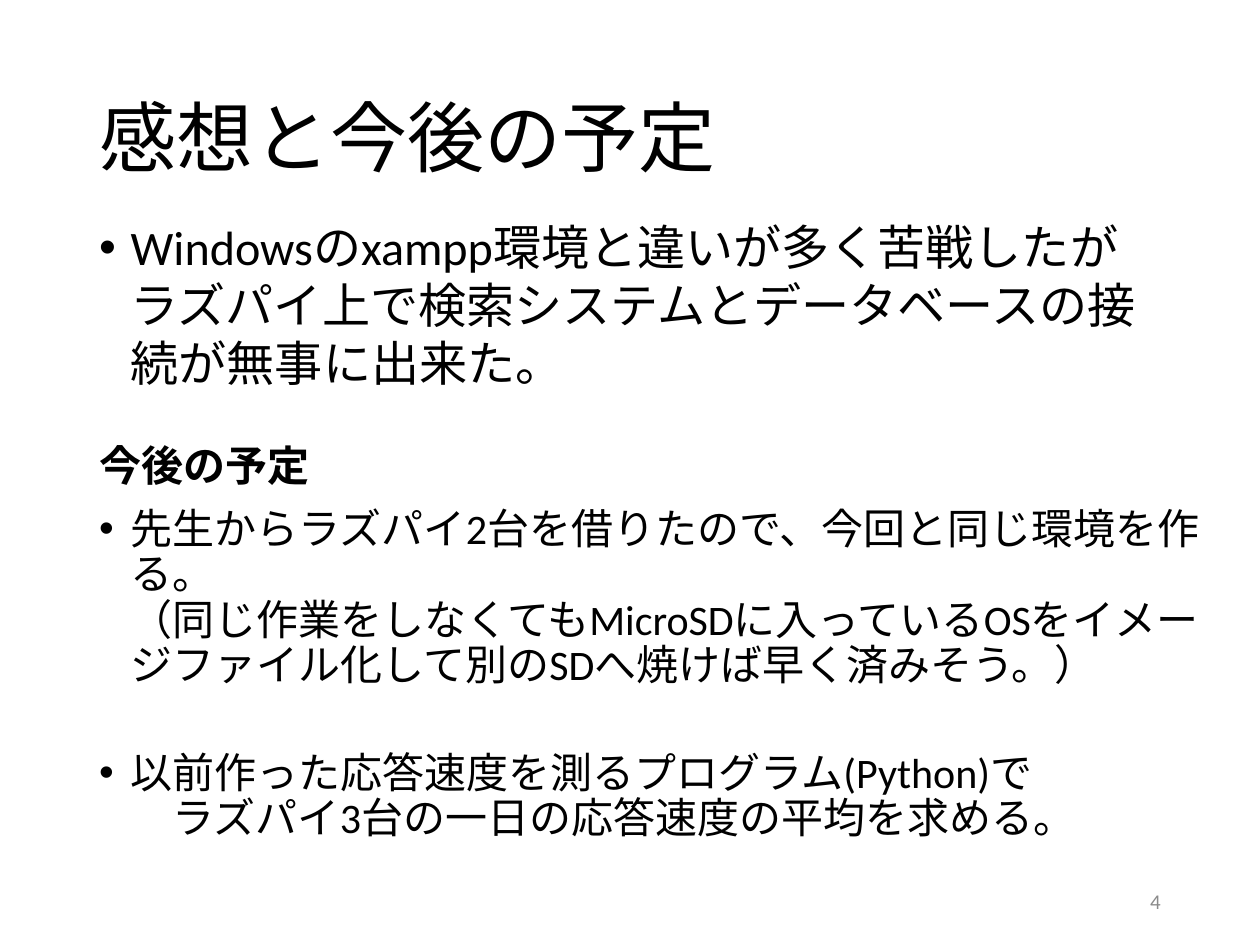
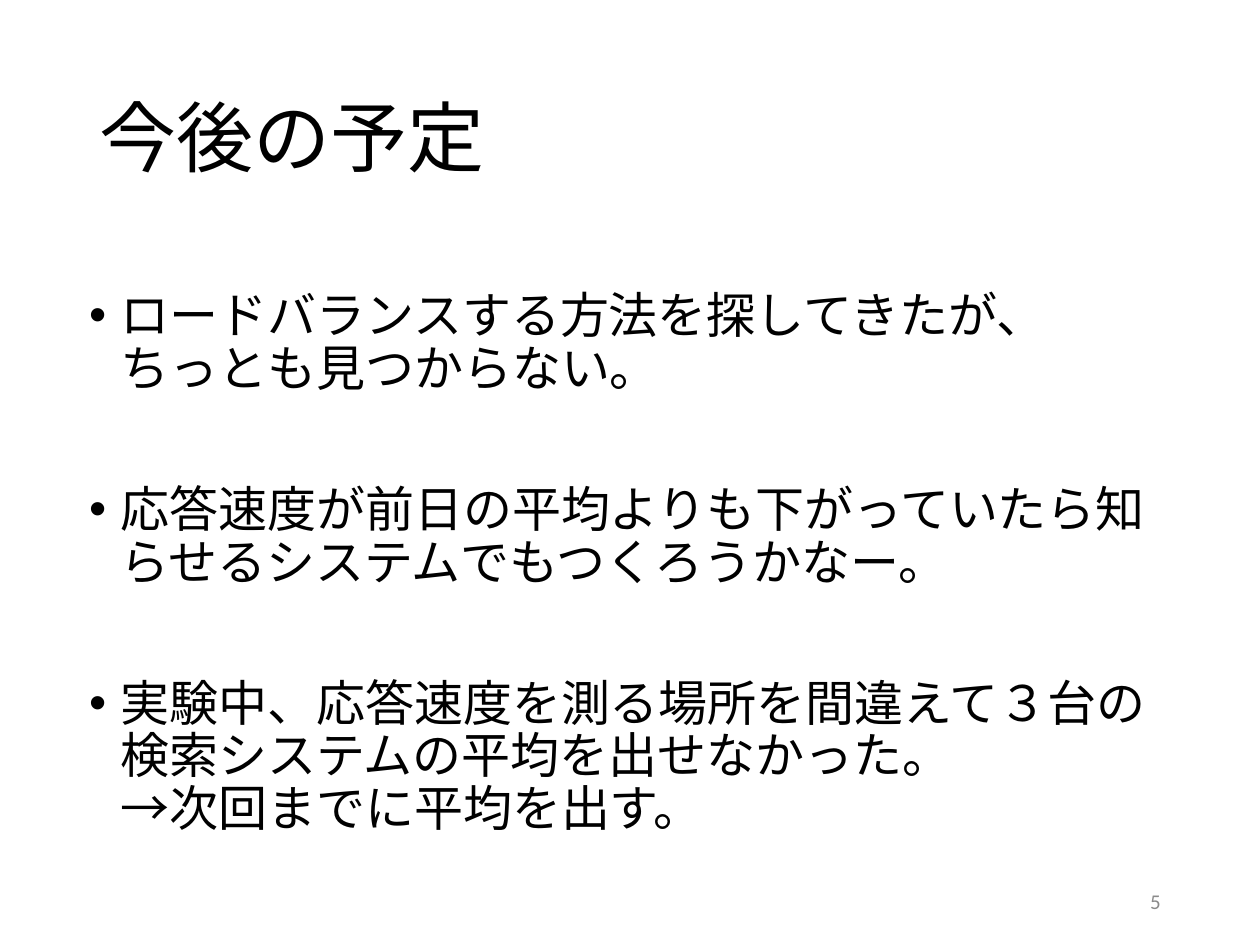
Before and after one commit to kait-takanolab/1821086_matsuo_thesis, a slide deck: slide 5 of 1821086_matsuo_sotsuken_0616.pptx (slide 4 before the commit). Drawn at 1260x945 pixels with LibreOffice and Linux fonts; fonts in the diff are those of the drawing. Boxes give left, top, right and bottom in pixels: in the first picture for what was removed or moved away, otherwise in the second. Text is boxed around its words. In the diff, an @@ line names an element or a change of style, - is before the commit and + after.

```diff
--- a/1821086_matsuo_sotsuken_0616.pptx
+++ b/1821086_matsuo_sotsuken_0616.pptx
@@ title at [99, 101, 484, 173]: text changed @@
-感想と今後の予定
+今後の予定
@@ text at [121, 291, 1146, 830]: text changed; size 24 to 28 pt @@
-今後の予定
-• 先生からラズパイ2台を借りたので、今回と同じ環境を作る。
-  （同じ作業をしなくてもMicroSDに入っているOSをイメージファイル化して別のSDへ焼けば早く済みそう。）
-• 以前作った応答速度を測るプログラム(Python)で
-  ラズパイ3台の一日の応答速度の平均を求める。
+• ロードバランスする方法を探してきたが、
+  ちっとも見つからない。
+• 応答速度が前日の平均よりも下がっていたら知らせるシステムでもつくろうかなー。
+• 実験中、応答速度を測る場所を間違えて３台の検索システムの平均を出せなかった。
+  →次回までに平均を出す。
@@ text removed at [131, 340, 564, 385] @@
-• Windowsのxampp環境と違いが多く苦戦したがラズパイ上で検索システムとデータベースの接続が無事に出来た。
@@ page number at [1150, 895, 1161, 909]: text changed @@
-4
+5
```
Also in this commit, not shown: 2 other slides changed, 2 slides added, 1 other file.
